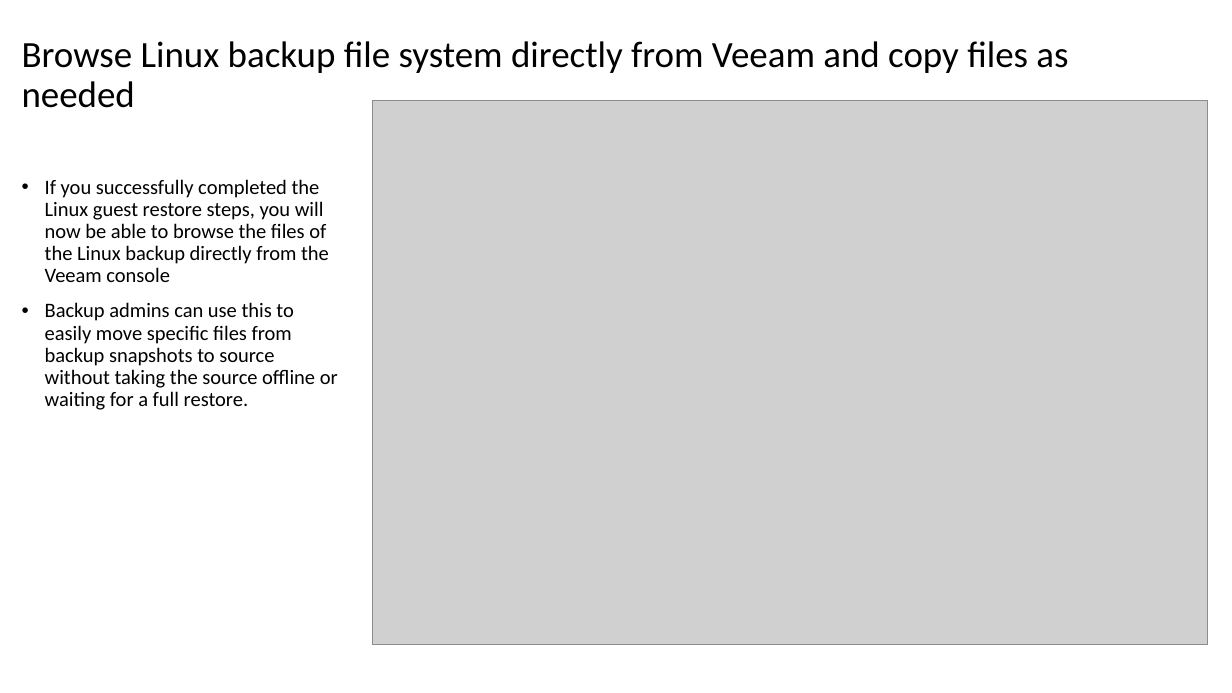
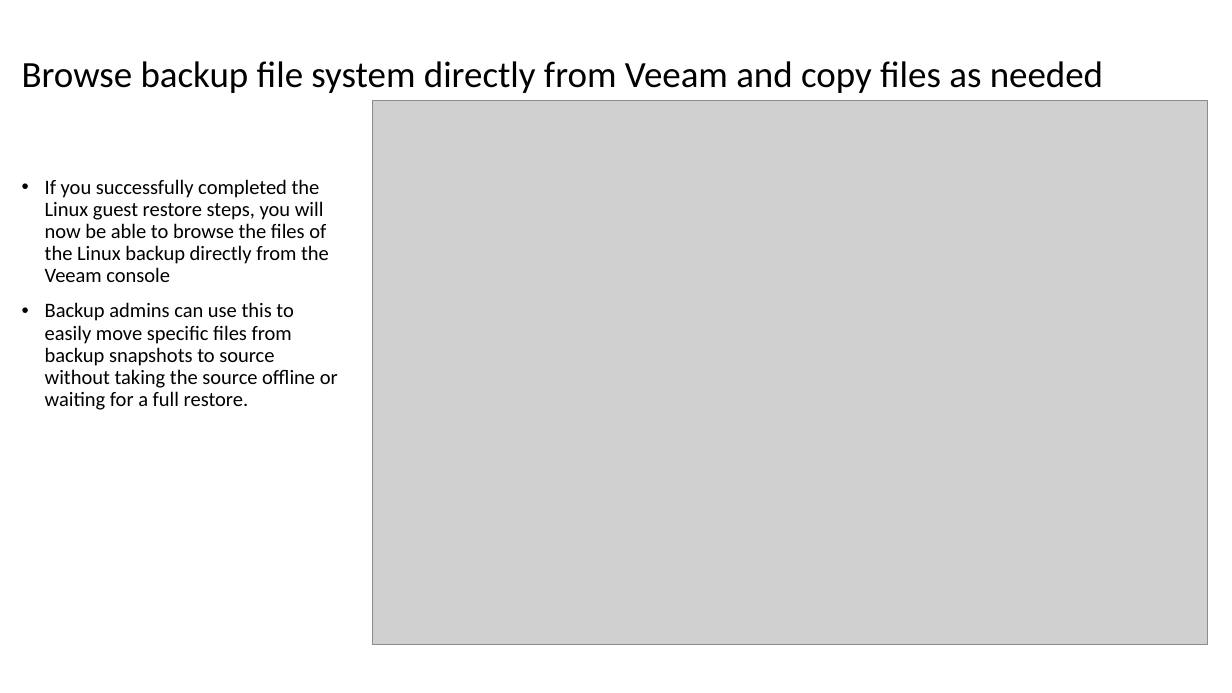
Before and after one commit to dkirby-ms/VeeamOnAzureLab, a slide deck: slide 20 of Veeam Lab Guide.pptx (slide 23 before the commit). Drawn at 1232x693 pixels with LibreOffice and Linux fonts; fonts in the diff are those of the drawing; grey boxes stand for pictures. Boxes give left, top, right and bottom in pixels: in the first picture for what was removed or moved away, otherwise in the second. Text is boxed around its words. In the diff, an @@ line names an element or a change of style, - is before the commit and + after.

```diff
--- a/Veeam Lab Guide.pptx
+++ b/Veeam Lab Guide.pptx
@@ title at [22,61,1103,93]: text changed @@
-Browse Linux backup file system directly from Veeam and copy files as needed
+Browse backup file system directly from Veeam and copy files as needed
```
Also in this commit, not shown: 10 other slides changed, 1 other file.
